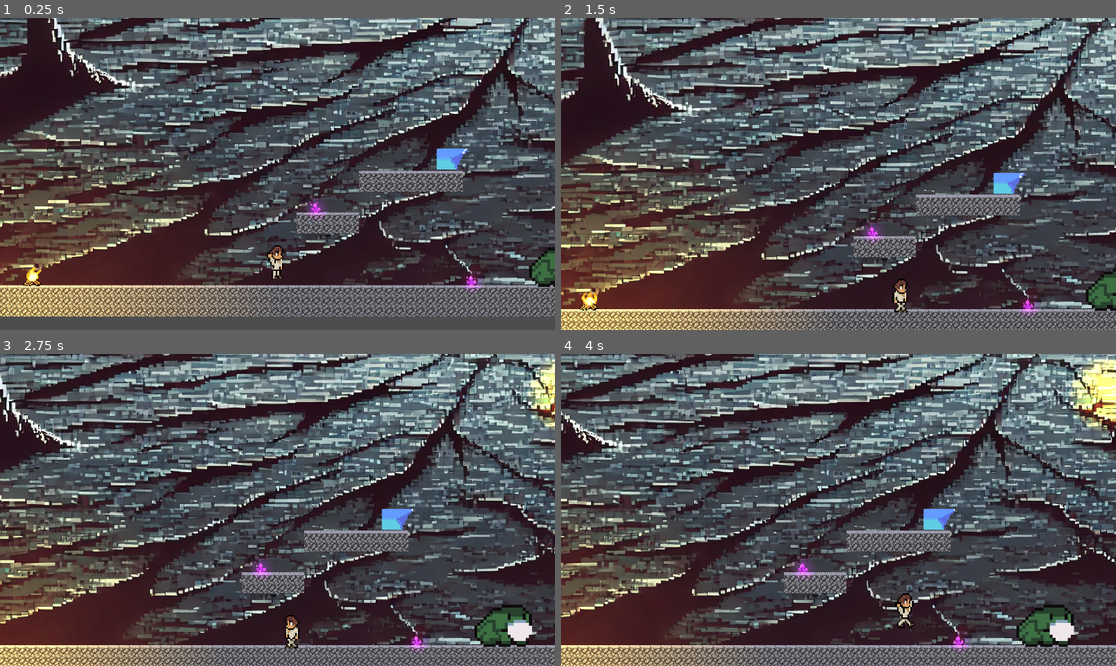
Above: before the commit, frames 1-4 (two rows, left to right).
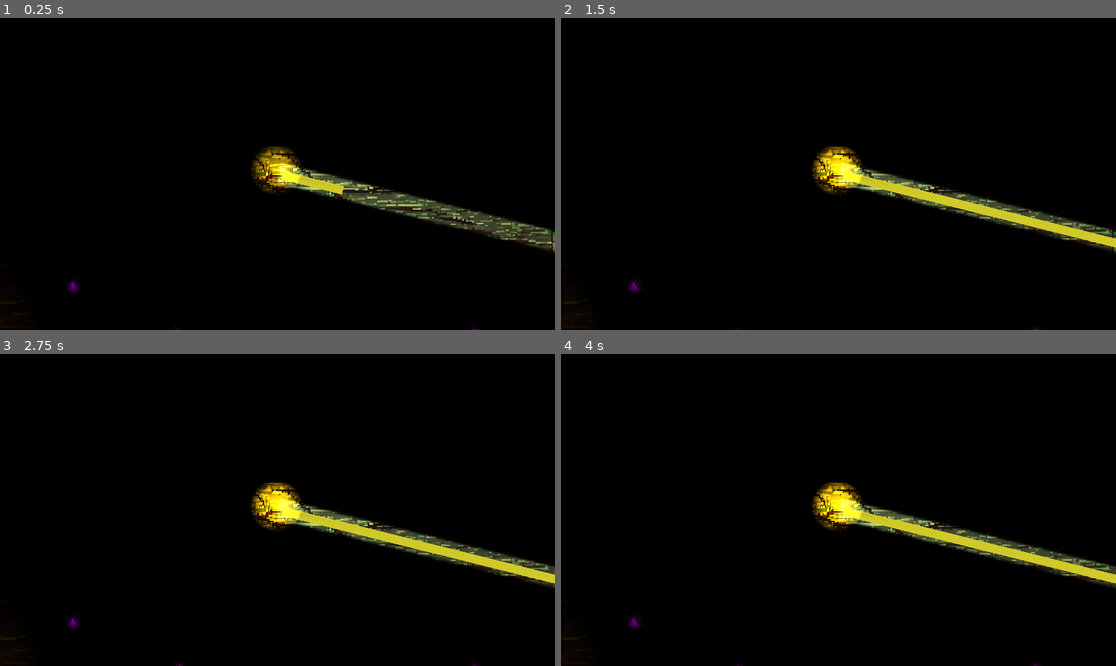
Above: after the commit, the same moments.

Repository: jingxin-anze/light-jump
Game: Godot game, scene res://Scenes/Level1/level_1.tscn
Same seed, same stepped clock (60 frames per second), same inputs: the game is played once before the commit and once after it. This scene is started directly instead of the project's main scene. Sound files missing from this copy of the repository are replaced by a short silence.
Inputs (mouse positions are in pixels of both pictures, inside the frame that each line leads up to):
- Up to frame 1 (0.25 s): no input
- Up to frame 2 (1.5 s): move the mouse to (960, 158) at 0.52 s; hold D (move_right) from 0.53 s (still down); click (960, 158) at 0.6 s; tap K (jump) at 0.77 s; move the mouse to (727, 189) at 1.27 s; tap J (attack) at 1.35 s
- Up to frame 3 (2.75 s): tap K (jump) at 1.52 s; click (166, 525) at 1.55 s; move the mouse to (333, 441) at 2.02 s; release D (move_right) at 2.03 s; hold A (move_left) from 2.03 s (still down); tap Space (attack2) at 2.1 s; click (333, 441) at 2.3 s
- Up to frame 4 (4 s): move the mouse to (810, 572) at 2.77 s; release A (move_left) at 2.78 s; hold D (move_right) from 2.78 s (still down); click (810, 572) at 2.85 s; tap K (jump) at 3.02, 3.77 s; move the mouse to (1005, 556) at 3.52 s; click (1005, 556) at 3.6 s

The runs differ from the first frame. In frame 1, 99% of the frame differs, in the area x 0-100%, y 0-100%; in frame 2, 99%; in frame 3, 99%; in frame 4, 99%.

Commit message:
让光发出光

Diff:
--- /dev/null
+++ b/Data/GameManager.gd
@@ -0,0 +1,4 @@
+class_name GameManager extends Resource
+
+var player_position:Vector2
+var player_is_right:bool
--- a/Scenes/Level1/level_1.tscn
+++ b/Scenes/Level1/level_1.tscn
@@ -168,7 +168,6 @@
 tile_set = SubResource("TileSet_pnhyn")
 
 [node name="DirectionalLight2D" type="DirectionalLight2D" parent="Envir"]
-visible = false
 blend_mode = 1
 
 [node name="Crystal" parent="Envir" instance=ExtResource("3_oqfmu")]
@@ -184,7 +183,7 @@
 position = Vector2(2270, 992)
 
 [node name="Player" parent="." instance=ExtResource("2_bnyn2")]
-position = Vector2(796, 901)
+position = Vector2(1191, 658)
 scale = Vector2(3.5, 3.5)
 SPEED = 170.0
 jump_height = 120.0
@@ -217,6 +216,7 @@
 script = ExtResource("9_8xam4")
 
 [node name="Camera2D" type="Camera2D" parent="Player"]
+enabled = false
 zoom = Vector2(1.5, 1.5)
 limit_smoothed = true
 position_smoothing_enabled = true
@@ -287,8 +287,6 @@
 script = ExtResource("7_qrvlf")
 
 [node name="Camera2D" type="Camera2D" parent="Props/SourceLight"]
-enabled = false
-zoom = Vector2(1.5, 1.5)
 
 [node name="ChangeScene" parent="." instance=ExtResource("14_n4j3t")]
 next_scene = ExtResource("15_dqxgq")
--- a/Scenes/Level1/sun_ray_manager.gd
+++ b/Scenes/Level1/sun_ray_manager.gd
@@ -1,6 +1,6 @@
 extends Node2D
 
-var can_shoot:bool
+var can_shoot:bool=true
 
 func _physics_process(delta: float) -> void:
 	if can_shoot:
--- a/Scenes/Player/attack_2.gd
+++ b/Scenes/Player/attack_2.gd
@@ -22,7 +22,6 @@
 func check_frog_collision(_player: Player, ray: RayCast2D, force:Vector2) -> void:
 
 	if ray.is_colliding() and ray.get_collider().name == "Frog":
-		print(ray.name)
 		if player.hand.animation == "Attack2" and player.hand.frame == 2:
 			var frog:RigidBody2D = ray.get_collider()
 			frog.apply_central_impulse(force)
--- a/Test/TestLight/line_2d.gd
+++ b/Test/TestLight/line_2d.gd
@@ -4,7 +4,18 @@
 #定义目标（目标就是球）
 var target:CharacterBody2D
 
+func _ready() -> void:
+	await  get_tree().create_timer(0.1).timeout
+	#$PointLight2D.position=points[0]
+
+	$PointLight2D.rotation_degrees=14.0
+	#$PointLight2D.position.x=900
+	#$PointLight2D.
+	pass
+
+
 func _physics_process(delta: float) -> void:
+
 	if points.size()<=max_points:
 		#若target存在则根据target的位置动态生成点
 		if is_instance_valid(target):
--- a/Test/TestLight/line_2d.tscn
+++ b/Test/TestLight/line_2d.tscn
@@ -1,10 +1,19 @@
-[gd_scene load_steps=3 format=3 uid="uid://dwl4nswjj8h1d"]
+[gd_scene load_steps=4 format=3 uid="uid://dwl4nswjj8h1d"]
 
 [ext_resource type="Script" path="res://Test/TestLight/line_2d.gd" id="1_ghslb"]
+[ext_resource type="Texture2D" uid="uid://ccryl5xkwn1t0" path="res://Test/LevelTest/Art/光柱.png" id="1_swbth"]
 
 [sub_resource type="ShaderMaterial" id="ShaderMaterial_ans0y"]
 
 [node name="Line2D" type="Line2D"]
 material = SubResource("ShaderMaterial_ans0y")
-default_color = Color(0.952941, 0.211765, 0.333333, 0.996078)
+default_color = Color(0.85098, 0.835294, 0.301961, 1)
+texture_mode = 1
 script = ExtResource("1_ghslb")
+
+[node name="PointLight2D" type="PointLight2D" parent="."]
+position = Vector2(1.50463e-36, 1)
+scale = Vector2(4.929, 0.15)
+color = Color(0.96, 0.94592, 0.5376, 1)
+texture = ExtResource("1_swbth")
+offset = Vector2(300, 0)
Binary file added: Test/LevelTest/Art/光柱.png
Not shown, added: Test/LevelTest/Art/光柱.png.import
